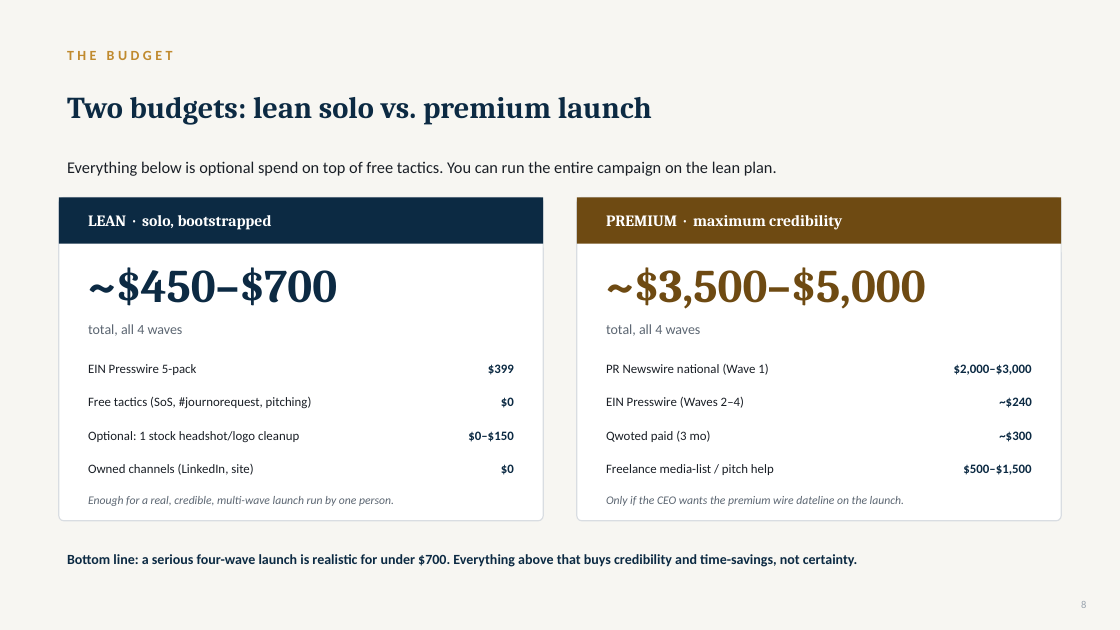
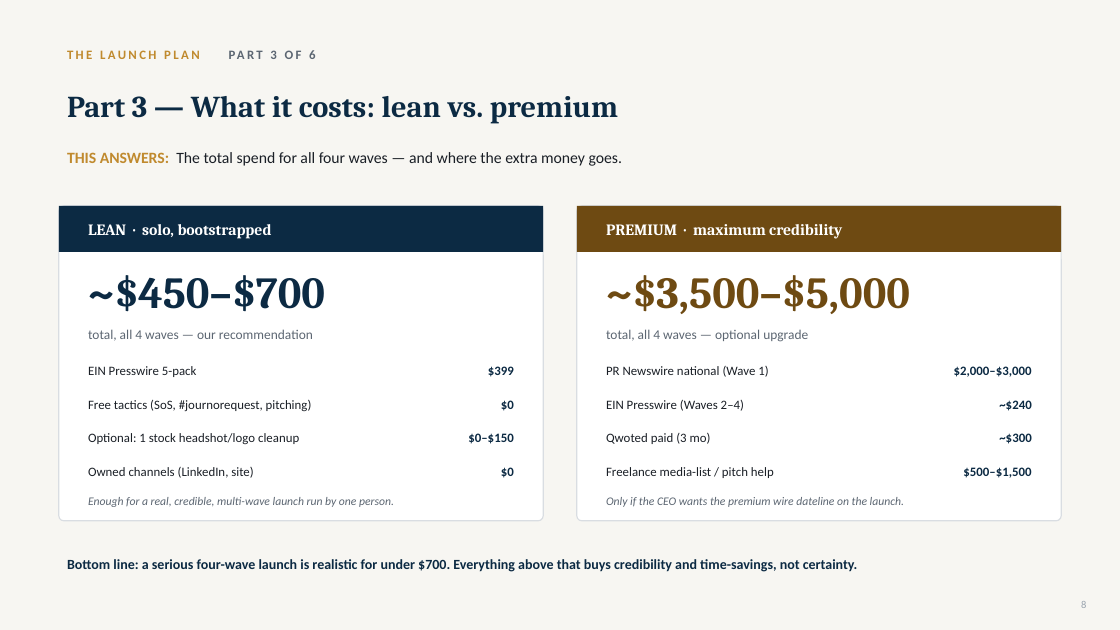
Before and after one commit to gitteromri-ux/eteacher-longevity-pr-campaign, a slide deck: slide 8 of eTeacher_Longevity_PR_Campaign.pptx. Drawn at 1120x630 pixels with LibreOffice and Linux fonts; fonts in the diff are those of the drawing. Boxes give left, top, right and bottom in pixels: in the first picture for what was removed or moved away, otherwise in the second. Text is boxed around its words. In the diff, an @@ line names an element or a change of style, - is before the commit and + after.

Commit message:
Rewrite opening plan into clear 6-part numbered narrative with MAP slide

```diff
--- a/eTeacher_Longevity_PR_Campaign.pptx
+++ b/eTeacher_Longevity_PR_Campaign.pptx
@@ text at (67, 50, 315, 59): text changed; size 26 to 11 pt; font Cambria to Calibri; text colour #0C2A43 to #C08A2E @@
-Two budgets: lean solo vs. premium launch
+THE LAUNCH PLAN PART 3 OF 6
@@ text at (67, 96, 618, 124): text changed; size 12 to 26 pt; font Calibri to Cambria; text colour #C08A2E to #0C2A43 @@
-THE BUDGET
+Part 3 — What it costs: lean vs. premium
@@ text "THIS ANSWERS: The total spend ..." at (67, 152, 622, 166): vertical alignment middle to top @@
@@ text at (67, 152, 622, 166): text changed; size 14 to 13.5 pt @@
-Everything below is optional spend on top of free tactics. You can run the entire campaign on the lean plan.
+THIS ANSWERS: The total spend for all four waves — and where the extra money goes.
@@ rounded rectangle: place and size @@
-rounded rectangle at (59, 197, 544, 521)
+rounded rectangle at (59, 206, 544, 521)
@@ 2 texts, 2 rectangles: place and size @@
-2 texts, 2 rectangles at (59, 197, 1062, 244)
+2 texts, 2 rectangles at (59, 206, 1062, 252)
@@ rounded rectangle: place and size @@
-rounded rectangle at (577, 197, 1062, 521)
+rounded rectangle at (577, 206, 1062, 521)
@@ text "~$450–$700" at (88, 275, 325, 312): size 40 to 38 pt @@
@@ text "~$3,500–$5,000" at (606, 275, 910, 314): size 40 to 38 pt @@
@@ text at (88, 329, 313, 341): text changed; size 12 to 11.5 pt @@
-total, all 4 waves
+total, all 4 waves — our recommendation
@@ text at (606, 329, 808, 342): text changed; size 12 to 11.5 pt @@
-total, all 4 waves
+total, all 4 waves — optional upgrade
@@ text "Bottom line: a serious four-wave ...": place and size @@
-text "Bottom line: a serious four-wave ..." at (67, 554, 858, 567)
+text "Bottom line: a serious four-wave ..." at (67, 559, 858, 572)
```
Also in this commit, not shown: 6 other slides changed, 1 slide added, 1 slide removed.
